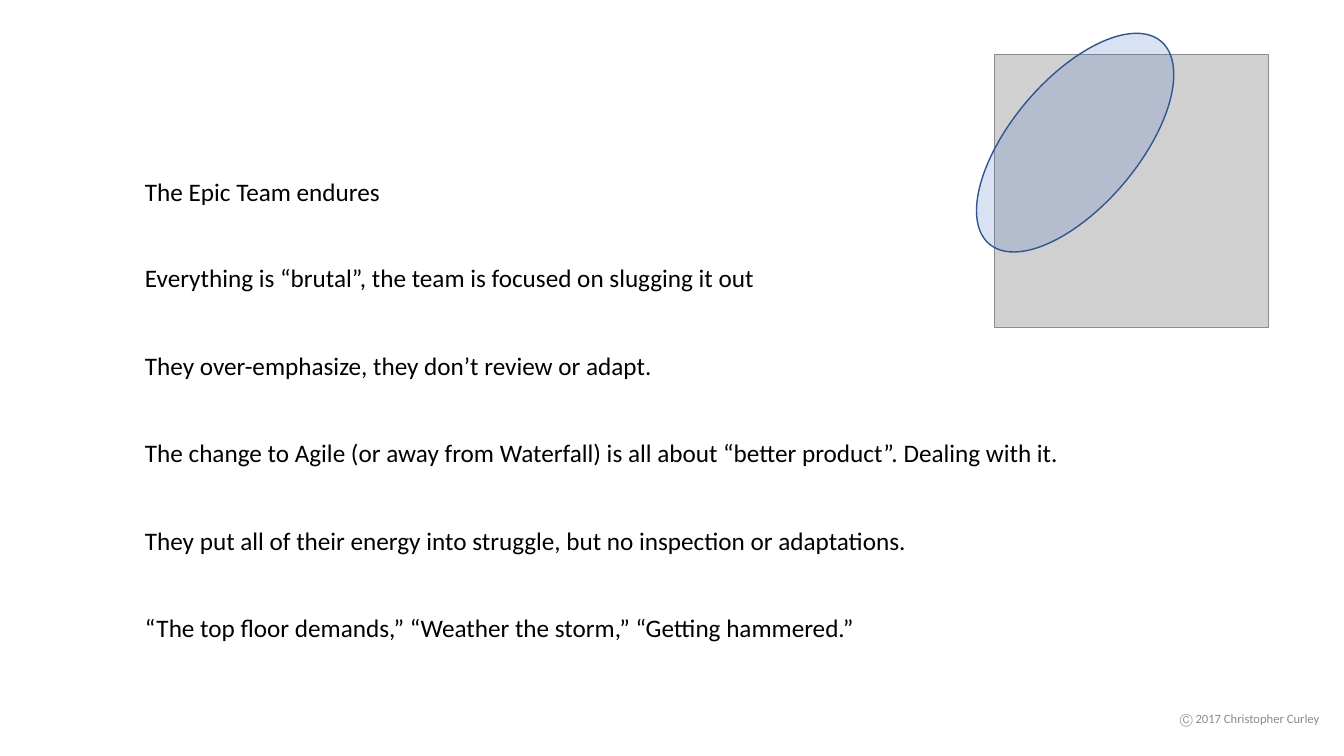
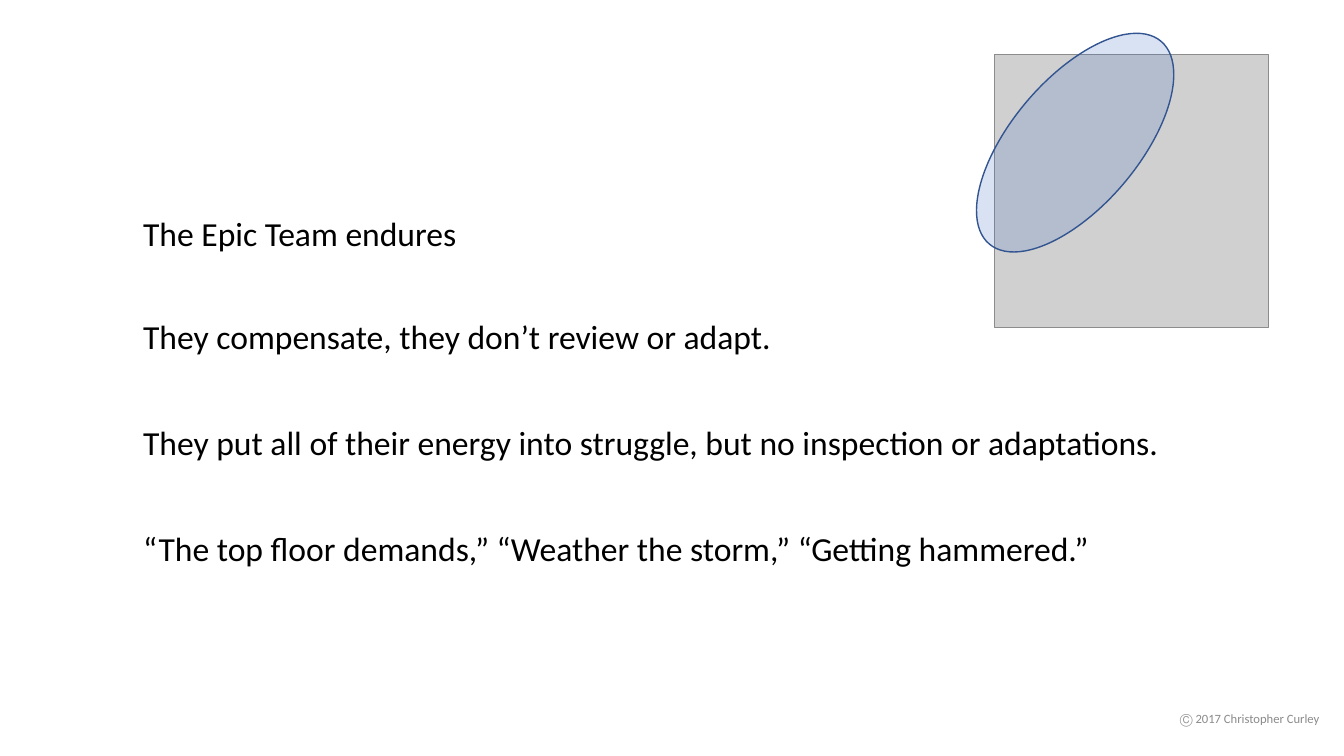
Before and after one commit to ccurley/presos, a slide deck: slide 25 of Agile Attitudes.v2.pptx. Drawn at 1344x756 pixels with LibreOffice and Linux fonts; fonts in the diff are those of the drawing; grey boxes stand for pictures. Boxes give left, top, right and bottom in pixels: in the first picture for what was removed or moved away, otherwise in the second. Text is boxed around its words. In the diff, an @@ line names an element or a change of style, - is before the commit and + after.

```diff
--- a/Agile Attitudes.v2.pptx
+++ b/Agile Attitudes.v2.pptx
@@ text "The Epic Team endures": place and size @@
-text "The Epic Team endures" at <box>145,183,380,205</box>
+text "The Epic Team endures" at <box>143,222,457,252</box>
@@ text removed at <box>145,269,754,292</box> @@
-Everything is “brutal”, the team is focused on slugging it out
@@ text at <box>143,325,771,355</box>: text changed; size 18 to 24 pt @@
-They over-emphasize, they don’t review or adapt.
+They compensate, they don’t review or adapt.
@@ size 18 to 24 pt in 3 elements at <box>143,222,457,252</box>, <box>143,537,1089,567</box>, <box>143,431,1158,461</box> @@
@@ text "They put all of their ...": place and size @@
-text "They put all of their ..." at <box>145,532,905,555</box>
+text "They put all of their ..." at <box>143,431,1158,461</box>
@@ text removed at <box>145,443,1058,467</box> @@
-The change to Agile (or away from Waterfall) is all about “better product”. Dealing with it.
@@ text "“The top floor demands,” “Weather ...": place and size @@
-text "“The top floor demands,” “Weather ..." at <box>145,619,853,642</box>
+text "“The top floor demands,” “Weather ..." at <box>143,537,1089,567</box>
```
Also in this commit, not shown: 5 other slides changed.
